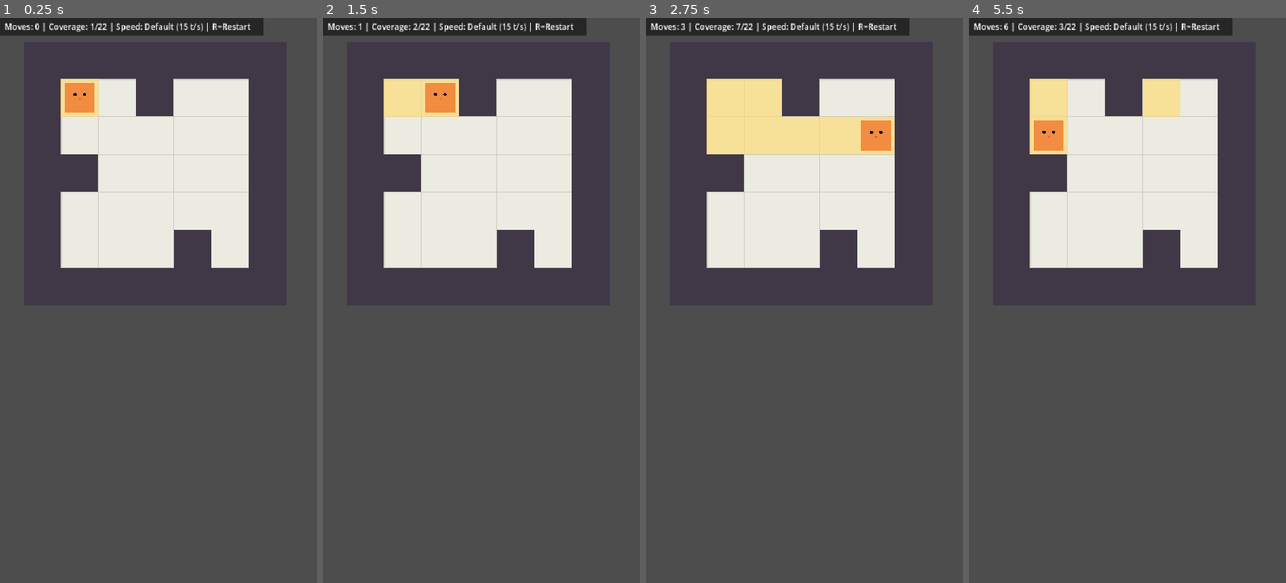
Above: before the commit, frames 1-4 (left to right).
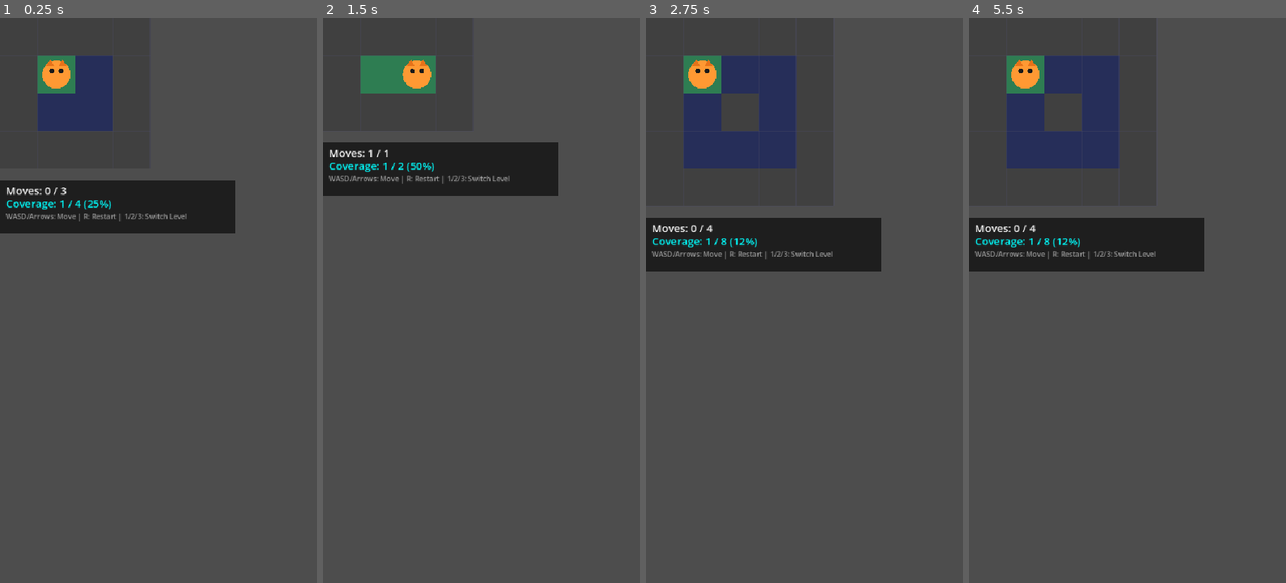
Above: after the commit, the same moments.

Repository: gracetyy/nekodash
Game: Godot game, scene res://prototypes/gameplay-scene/GameplayPrototype.tscn
Two runs of this game, one before a commit and one after it. Both use one fixed random seed, a clock stepped at 60 frames per second and the inputs below. Before the commit the project starts from res://prototypes/sliding-movement/SlidingPrototype.tscn.
Inputs (mouse positions are in pixels of both pictures, inside the frame that each line leads up to):
- Up to frame 1 (0.25 s): no input
- Up to frame 2 (1.5 s): tap Enter at 0.5 s; move the mouse to (551, 272) at 0.52 s; hold D 0.53-1.25 s; tap R at 0.6 s; click (551, 272) at 0.67 s; tap Space at 0.77, 1.25 s; tap 1 at 0.8 s; drag from (418, 328) to (465, 413) at 1.27 s
- Up to frame 3 (2.75 s): move the mouse to (836, 176) at 2.02 s; hold D from 2.03 s (still down); tap 2 at 2.1 s; tap 3 at 2.3 s
- Up to frame 4 (5.5 s): release D at 2.75 s; tap Enter at 2.75 s; drag from (1111, 413) to (1032, 215) at 2.77 s; move the mouse to (1222, 385) at 3.52 s; hold A 3.53-4.25 s; tap R at 3.6 s; tap Space at 3.77, 4.25 s; tap 1 at 3.8 s; drag from (1032, 215) to (1079, 159) at 4.27 s; move the mouse to (1143, 300) at 5.02 s; hold S from 5.03 s (still down); tap 2 at 5.1 s; click (1143, 300) at 5.17 s; tap 3 at 5.3 s

The runs differ from the first frame. In frame 1, 24% of the frame differs, in the area x 0-84%, y 0-45%; in frame 2, 24%; in frame 3, 26%; in frame 4, 26%.

Commit message:
feat: implement gameplay scene prototype

Diff:
--- a/project.godot
+++ b/project.godot
@@ -8,11 +8,15 @@
 
 config_version=5
 
+[animation]
+
+compatibility/default_parent_skeleton_in_mesh_instance_3d=true
+
 [application]
 
 config/name="NekoDash"
-run/main_scene="res://prototypes/sliding-movement/SlidingPrototype.tscn"
-config/features=PackedStringArray("4.3", "Mobile")
+run/main_scene="res://prototypes/gameplay-scene/GameplayPrototype.tscn"
+config/features=PackedStringArray("4.6", "Mobile")
 config/icon="res://icon.svg"
 
 [autoload]
--- /dev/null
+++ b/prototypes/gameplay-scene/GameplayPrototype.tscn
@@ -0,0 +1,31 @@
+[gd_scene load_steps=8 format=3]
+
+[ext_resource type="Script" path="res://prototypes/gameplay-scene/gameplay_scene.gd" id="1_main"]
+[ext_resource type="Script" path="res://prototypes/gameplay-scene/proto_grid_renderer.gd" id="2_grid"]
+[ext_resource type="Script" path="res://src/gameplay/sliding_movement.gd" id="3_slide"]
+[ext_resource type="Script" path="res://prototypes/gameplay-scene/proto_cat_sprite.gd" id="4_cat"]
+[ext_resource type="Script" path="res://src/gameplay/coverage_tracking.gd" id="5_cover"]
+[ext_resource type="Script" path="res://src/gameplay/move_counter.gd" id="6_move"]
+[ext_resource type="Script" path="res://prototypes/gameplay-scene/proto_hud.gd" id="7_hud"]
+
+[node name="GameplayScene" type="Node2D"]
+script = ExtResource("1_main")
+
+[node name="GridRenderer" type="Node2D" parent="."]
+script = ExtResource("2_grid")
+
+[node name="SlidingMovement" type="Node2D" parent="."]
+script = ExtResource("3_slide")
+
+[node name="CatSprite" type="Node2D" parent="SlidingMovement"]
+script = ExtResource("4_cat")
+
+[node name="CoverageTracking" type="Node" parent="."]
+script = ExtResource("5_cover")
+
+[node name="MoveCounter" type="Node" parent="."]
+script = ExtResource("6_move")
+
+[node name="HUD" type="Node2D" parent="."]
+z_index = 100
+script = ExtResource("7_hud")
--- /dev/null
+++ b/prototypes/gameplay-scene/gameplay_scene.gd
@@ -0,0 +1,125 @@
+# PROTOTYPE - NOT FOR PRODUCTION
+# Question: Can GridSystem + SlidingMovement + CoverageTracking + MoveCounter
+#           wire together into a playable end-to-end level?
+# Date: 2026-04-01
+extends Node2D
+
+@onready var grid_renderer: Node2D = $GridRenderer
+@onready var sliding_movement: Node2D = $SlidingMovement
+@onready var coverage_tracking: Node = $CoverageTracking
+@onready var move_counter: Node = $MoveCounter
+@onready var hud: Node2D = $HUD
+
+# Hardcoded level path for prototype
+var _level_path: String = "res://assets/levels/world_1/w1_l2.tres"
+
+
+func _ready() -> void:
+	var level_data: LevelData = load(_level_path) as LevelData
+	if level_data == null:
+		push_error("GameplayScene: Failed to load level: " + _level_path)
+		return
+
+	# 1. Load grid into autoload
+	GridSystem.load_grid(level_data)
+
+	# 2. Initialize gameplay systems
+	sliding_movement.initialize_level(level_data.cat_start)
+	coverage_tracking.initialize_level()
+	move_counter.initialize_level(level_data)
+
+	# 3. Wire signals — bind gameplay trackers to sliding movement
+	coverage_tracking.bind_sliding_movement(sliding_movement)
+	move_counter.bind_sliding_movement(sliding_movement)
+
+	# 4. Listen for completion
+	coverage_tracking.level_completed.connect(_on_level_completed)
+
+	# 5. Listen for coverage updates to repaint grid overlay
+	coverage_tracking.tile_covered.connect(_on_tile_covered)
+
+	# 6. Listen for move count changes to update HUD
+	move_counter.move_count_changed.connect(_on_move_count_changed)
+
+	# 7. Initial grid render (grid_renderer stays at (0,0) to match grid_to_pixel coords)
+	grid_renderer.render_grid()
+	grid_renderer.mark_covered(level_data.cat_start)
+
+	# 8. Position HUD below grid area
+	var grid_pixel_height: float = level_data.grid_height * 64.0
+	hud.position = Vector2(0, grid_pixel_height + 20)
+
+	# 9. HUD initial state
+	hud.update_moves(0, level_data.minimum_moves)
+	hud.update_coverage(1, coverage_tracking.get_total_walkable())
+
+	print("[GameplayScene] Level '%s' loaded — %d walkable tiles, %d minimum moves" % [
+		level_data.display_name,
+		coverage_tracking.get_total_walkable(),
+		level_data.minimum_moves
+	])
+
+
+func _on_tile_covered(coord: Vector2i) -> void:
+	grid_renderer.mark_covered(coord)
+
+
+func _on_move_count_changed(current_moves: int, minimum_moves: int) -> void:
+	hud.update_moves(current_moves, minimum_moves)
+	hud.update_coverage(
+		coverage_tracking.get_covered_count(),
+		coverage_tracking.get_total_walkable()
+	)
+
+
+func _on_level_completed() -> void:
+	print("[GameplayScene] LEVEL COMPLETE! Moves: %d / Minimum: %d" % [
+		move_counter.get_current_moves(),
+		move_counter.get_minimum_moves()
+	])
+	hud.show_complete_message(
+		move_counter.get_current_moves(),
+		move_counter.get_minimum_moves()
+	)
+
+
+func _unhandled_input(event: InputEvent) -> void:
+	if not (event is InputEventKey and event.pressed):
+		return
+	match event.keycode:
+		KEY_R:
+			_restart_level()
+		KEY_1:
+			_level_path = "res://assets/levels/world_1/w1_l1.tres"
+			_restart_level()
+		KEY_2:
+			_level_path = "res://assets/levels/world_1/w1_l2.tres"
+			_restart_level()
+		KEY_3:
+			_level_path = "res://assets/levels/world_1/w1_l3.tres"
+			_restart_level()
+
+
+func _restart_level() -> void:
+	coverage_tracking.unbind_sliding_movement(sliding_movement)
+	move_counter.unbind_sliding_movement(sliding_movement)
+
+	var level_data: LevelData = load(_level_path) as LevelData
+	if level_data == null:
+		push_error("GameplayScene: Failed to load level: " + _level_path)
+		return
+	GridSystem.load_grid(level_data)
+	sliding_movement.initialize_level(level_data.cat_start)
+	coverage_tracking.initialize_level()
+	move_counter.initialize_level(level_data)
+	coverage_tracking.bind_sliding_movement(sliding_movement)
+	move_counter.bind_sliding_movement(sliding_movement)
+
+	grid_renderer.render_grid()
+	grid_renderer.mark_covered(level_data.cat_start)
+	hud.position = Vector2(0, level_data.grid_height * 64.0 + 20)
+	hud.update_moves(0, level_data.minimum_moves)
+	hud.update_coverage(1, coverage_tracking.get_total_walkable())
+	hud.hide_complete_message()
+
+	print("[GameplayScene] Restarted level: " + level_data.display_name)
--- /dev/null
+++ b/prototypes/gameplay-scene/proto_cat_sprite.gd
@@ -0,0 +1,31 @@
+# PROTOTYPE - NOT FOR PRODUCTION
+# Question: Minimal visual representation of the cat on the grid.
+# Date: 2026-04-01
+#
+# Draws a colored circle at the SlidingMovement node's position.
+# Attached as a child of SlidingMovement so it inherits position/scale.
+extends Node2D
+
+const CAT_RADIUS: float = 24.0
+const CAT_COLOR: Color = Color(1.0, 0.6, 0.2)
+const EYE_COLOR: Color = Color(0.1, 0.1, 0.1)
+
+
+func _draw() -> void:
+	# Body
+	draw_circle(Vector2.ZERO, CAT_RADIUS, CAT_COLOR)
+
+	# Eyes
+	draw_circle(Vector2(-8, -6), 4.0, EYE_COLOR)
+	draw_circle(Vector2(8, -6), 4.0, EYE_COLOR)
+
+	# Ears (triangles)
+	var ear_color: Color = Color(0.9, 0.45, 0.1)
+	draw_polygon(
+		PackedVector2Array([Vector2(-18, -14), Vector2(-10, -26), Vector2(-4, -14)]),
+		PackedColorArray([ear_color])
+	)
+	draw_polygon(
+		PackedVector2Array([Vector2(4, -14), Vector2(10, -26), Vector2(18, -14)]),
+		PackedColorArray([ear_color])
+	)
--- /dev/null
+++ b/prototypes/gameplay-scene/proto_grid_renderer.gd
@@ -0,0 +1,60 @@
+# PROTOTYPE - NOT FOR PRODUCTION
+# Question: Can we render the grid visually using GridSystem data?
+# Date: 2026-04-01
+#
+# Draws colored rectangles for each tile:
+#   - Walkable floor: dark blue
+#   - Blocking wall: dark gray
+#   - Covered tile: green overlay
+extends Node2D
+
+const TILE_SIZE: int = 64
+
+# Colors
+const COLOR_FLOOR: Color = Color(0.15, 0.18, 0.35)
+const COLOR_WALL: Color = Color(0.25, 0.25, 0.25)
+const COLOR_COVERED: Color = Color(0.2, 0.7, 0.3, 0.6)
+const COLOR_GRID_LINE: Color = Color(0.3, 0.3, 0.4, 0.4)
+
+var _covered_tiles: Dictionary = {}
+
+
+func render_grid() -> void:
+	_covered_tiles.clear()
+	queue_redraw()
+
+
+func mark_covered(coord: Vector2i) -> void:
+	_covered_tiles[coord] = true
+	queue_redraw()
+
+
+func _draw() -> void:
+	var w: int = GridSystem.get_width()
+	var h: int = GridSystem.get_height()
+
+	if w == 0 or h == 0:
+		return
+
+	# Draw tile fills
+	for row in range(h):
+		for col in range(w):
+			var coord := Vector2i(col, row)
+			var rect := Rect2(col * TILE_SIZE, row * TILE_SIZE, TILE_SIZE, TILE_SIZE)
+
+			if GridSystem.is_walkable(coord):
+				draw_rect(rect, COLOR_FLOOR, true)
+			else:
+				draw_rect(rect, COLOR_WALL, true)
+
+			# Coverage overlay
+			if _covered_tiles.has(coord):
+				draw_rect(rect, COLOR_COVERED, true)
+
+	# Draw grid lines
+	for row in range(h + 1):
+		var y: float = row * TILE_SIZE
+		draw_line(Vector2(0, y), Vector2(w * TILE_SIZE, y), COLOR_GRID_LINE, 1.0)
+	for col in range(w + 1):
+		var x: float = col * TILE_SIZE
+		draw_line(Vector2(x, 0), Vector2(x, h * TILE_SIZE), COLOR_GRID_LINE, 1.0)
--- /dev/null
+++ b/prototypes/gameplay-scene/proto_hud.gd
@@ -0,0 +1,57 @@
+# PROTOTYPE - NOT FOR PRODUCTION
+# Question: Can we display move count and coverage in a simple HUD?
+# Date: 2026-04-01
+extends Node2D
+
+var _moves_text: String = "Moves: 0 / 0"
+var _coverage_text: String = "Coverage: 0 / 0"
+var _complete_text: String = ""
+var _controls_text: String = "WASD/Arrows: Move | R: Restart | 1/2/3: Switch Level"
+
+
+func update_moves(current: int, minimum: int) -> void:
+	_moves_text = "Moves: %d / %d" % [current, minimum]
+	queue_redraw()
+
+
+func update_coverage(covered: int, total: int) -> void:
+	var pct: float = (float(covered) / float(total) * 100.0) if total > 0 else 0.0
+	_coverage_text = "Coverage: %d / %d (%.0f%%)" % [covered, total, pct]
+	queue_redraw()
+
+
+func show_complete_message(moves: int, minimum: int) -> void:
+	if moves <= minimum:
+		_complete_text = "PERFECT! Level Complete!"
+	else:
+		_complete_text = "Level Complete! (Optimal: %d moves)" % minimum
+	queue_redraw()
+
+
+func hide_complete_message() -> void:
+	_complete_text = ""
+	queue_redraw()
+
+
+func _draw() -> void:
+	var font: Font = ThemeDB.fallback_font
+	var font_size: int = 18
+	var y_offset: float = 10.0
+
+	# Background bar
+	draw_rect(Rect2(0, 0, 400, 90), Color(0, 0, 0, 0.6), true)
+
+	# Move counter
+	draw_string(font, Vector2(10, y_offset + 14), _moves_text, HORIZONTAL_ALIGNMENT_LEFT, -1, font_size, Color.WHITE)
+
+	# Coverage
+	draw_string(font, Vector2(10, y_offset + 36), _coverage_text, HORIZONTAL_ALIGNMENT_LEFT, -1, font_size, Color.CYAN)
+
+	# Controls hint
+	draw_string(font, Vector2(10, y_offset + 56), _controls_text, HORIZONTAL_ALIGNMENT_LEFT, -1, 12, Color(0.6, 0.6, 0.6))
+
+	# Complete message
+	if _complete_text != "":
+		var complete_y: float = y_offset + 80
+		draw_rect(Rect2(0, complete_y - 10, 400, 35), Color(0.1, 0.5, 0.1, 0.8), true)
+		draw_string(font, Vector2(10, complete_y + 14), _complete_text, HORIZONTAL_ALIGNMENT_LEFT, -1, 22, Color.YELLOW)
Not shown, added: prototypes/gameplay-scene/gameplay_scene.gd.uid
Not shown, added: prototypes/gameplay-scene/proto_cat_sprite.gd.uid
Not shown, added: prototypes/gameplay-scene/proto_grid_renderer.gd.uid
Not shown, added: prototypes/gameplay-scene/proto_hud.gd.uid
Not shown, added: prototypes/sliding-movement/proto_cat.gd.uid
Not shown, added: prototypes/sliding-movement/proto_grid.gd.uid
Not shown, added: prototypes/sliding-movement/proto_hud.gd.uid
Not shown, added: prototypes/sliding-movement/proto_input.gd.uid
Not shown, added: src/core/grid_system.gd.uid
Not shown, added: src/core/input_system.gd.uid
Not shown, added: src/core/level_data.gd.uid
Not shown, added: src/core/save_manager.gd.uid
(and 16 more such lines)
